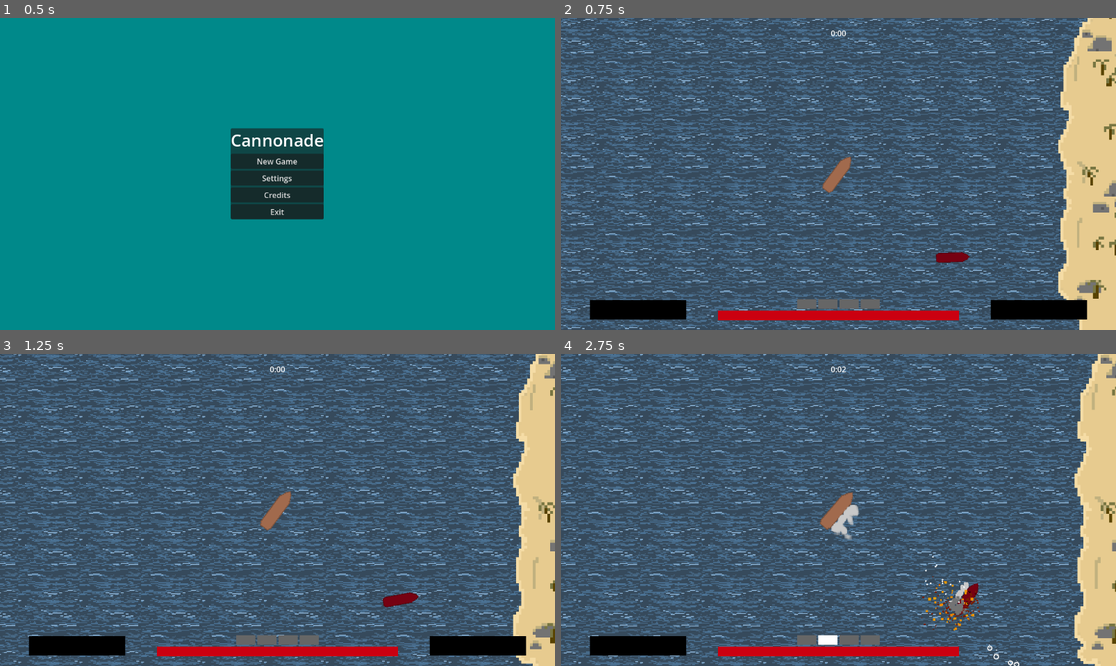
Above: before the commit, frames 1-4 (two rows, left to right).
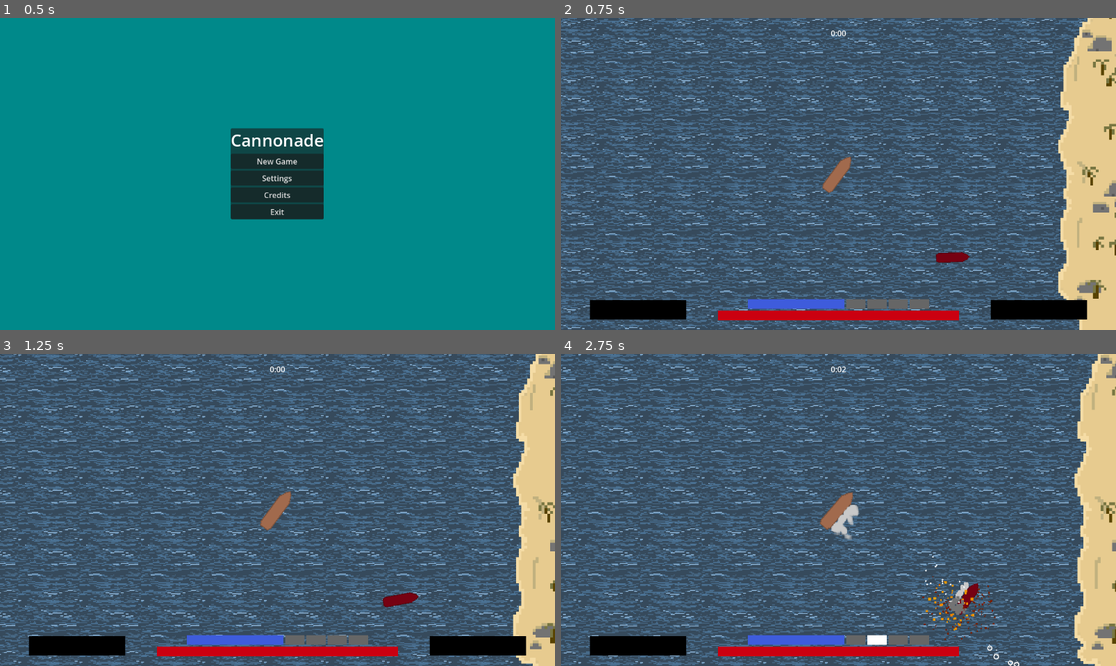
Above: after the commit, the same moments.

Repository: thibautkochjung-gif/Cannonade
Game: Godot game, scene res://Nodes/main_menu.tscn
Two runs of this game, one before a commit and one after it. Both use one fixed random seed, a clock stepped at 60 frames per second and the inputs below.
Inputs (mouse positions are in pixels of both pictures, inside the frame that each line leads up to):
- Up to frame 1 (0.5 s): no input
- Up to frame 2 (0.75 s): click "New Game" at 0.5 s
- Up to frame 3 (1.25 s): no input
- Up to frame 4 (2.75 s): move the mouse to (960, 494) at 1.27 s; hold D (steer_right) 1.28-2 s; hold 1 (ammo_1) 1.28-2 s; click (960, 494) at 1.42 s; drag from (727, 525) to (971, 603) at 2.02 s

Frame 1 is identical in both runs. In frame 2, 0.8% of the frame differs, in the area x 33-67%, y 89-94%; in frame 3, 0.8%; in frame 4, 1.1%, in the area x 33-79%, y 74-94%.

Commit message:
Burn particle effects are now one instance that grows / shrinks over time.

Diff:
--- a/Nodes/burn_dot_particles.tscn
+++ b/Nodes/burn_dot_particles.tscn
@@ -7,8 +7,9 @@
 [node name="BurnDotParticles" type="Node2D" unique_id=811084492 groups=["burn_particle_parent_node"]]
 
 [node name="FlameFlow1" type="GPUParticles2D" parent="." unique_id=415750652 groups=["flame_flow"]]
+position = Vector2(2.0000005, 1.1920929e-07)
 rotation = -0.26797473
-scale = Vector2(0.35, 0.35)
+scale = Vector2(2, 2)
 amount = 50
 lifetime = 0.7
 speed_scale = 0.6
@@ -17,8 +18,9 @@
 process_material = ExtResource("1_etn05")
 
 [node name="FlameFlow2" type="GPUParticles2D" parent="." unique_id=1601232100 groups=["flame_flow"]]
+position = Vector2(-2, 0)
 rotation = 3.55128
-scale = Vector2(0.35, 0.35)
+scale = Vector2(2, 2)
 amount = 50
 lifetime = 0.7
 speed_scale = 0.6
@@ -28,7 +30,7 @@
 
 [node name="FlameFlow3" type="GPUParticles2D" parent="." unique_id=220926136 groups=["flame_flow"]]
 rotation = 4.0316434
-scale = Vector2(0.35, 0.35)
+scale = Vector2(2, 2)
 amount = 50
 speed_scale = 0.6
 randomness = 0.5
--- a/Nodes/damage_particles.tscn
+++ b/Nodes/damage_particles.tscn
@@ -3,6 +3,7 @@
 [ext_resource type="Material" uid="uid://7dwwtv0ofdum" path="res://Particles/DamageParticleProcessMaterial.tres" id="1_wxk8j"]
 
 [node name="DamageParticles" type="Node2D" unique_id=415706782]
+scale = Vector2(2, 2)
 
 [node name="GPUParticles2D" type="GPUParticles2D" parent="." unique_id=959072435]
 emitting = false
--- a/Nodes/enemy.tscn
+++ b/Nodes/enemy.tscn
@@ -46,7 +46,7 @@
 
 [node name="Health" type="Node2D" parent="." unique_id=1267936006]
 script = ExtResource("2_4gyqm")
-max_health = 800.0
+max_health = 20000.0
 
 [node name="SailCondition" type="Node" parent="." unique_id=1532703816]
 script = ExtResource("5_1ksyb")
--- a/Nodes/hud.tscn
+++ b/Nodes/hud.tscn
@@ -6,10 +6,12 @@
 [ext_resource type="Script" uid="uid://cyjhvy55lo7ua" path="res://Scripts/mast_state_indicator.gd" id="2_skpb5"]
 [ext_resource type="Script" uid="uid://c3reoobxccino" path="res://Scripts/survival_timer.gd" id="2_uspgt"]
 [ext_resource type="Script" uid="uid://bjkux17k1fgek" path="res://Scripts/right_broadside_indicator.gd" id="5_uspgt"]
+[ext_resource type="Script" uid="uid://dxxq0ncgnsush" path="res://Scripts/sail_condition_indicator.gd" id="6_74ep8"]
 
-[node name="HUD" type="CanvasLayer" unique_id=1318984358 node_paths=PackedStringArray("health_indicator", "mast_state_indicator", "right_broadside_indicator", "left_broadside_indicator", "survival_timer_label")]
+[node name="HUD" type="CanvasLayer" unique_id=1318984358 node_paths=PackedStringArray("health_indicator", "sail_condition_indicator", "mast_state_indicator", "right_broadside_indicator", "left_broadside_indicator", "survival_timer_label")]
 script = ExtResource("1_50iqg")
 health_indicator = NodePath("Root/MarginContainer2/BottomCluster/CenterStack/HealthIndicator")
+sail_condition_indicator = NodePath("Root/MarginContainer2/BottomCluster/CenterStack/MastStateIndicator/SailConditionIndicator")
 mast_state_indicator = NodePath("Root/MarginContainer2/BottomCluster/CenterStack/MastStateIndicator")
 right_broadside_indicator = NodePath("Root/MarginContainer2/BottomCluster/RightBroadsideIndicator")
 left_broadside_indicator = NodePath("Root/MarginContainer2/BottomCluster/LeftBroadsideIndicator")
@@ -91,6 +93,57 @@
 custom_minimum_size = Vector2(40, 20)
 layout_mode = 2
 
+[node name="SailConditionIndicator" type="Control" parent="Root/MarginContainer2/BottomCluster/CenterStack/MastStateIndicator" unique_id=1449038994]
+custom_minimum_size = Vector2(200, 20)
+layout_mode = 2
+size_flags_horizontal = 4
+script = ExtResource("6_74ep8")
+ghost_delay = 1.0
+ghost_tween_duration = 1.0
+
+[node name="BackgroundRect" type="ColorRect" parent="Root/MarginContainer2/BottomCluster/CenterStack/MastStateIndicator/SailConditionIndicator" unique_id=1709705339]
+z_index = 2
+custom_minimum_size = Vector2(0, 20)
+layout_mode = 1
+anchors_preset = 12
+anchor_top = 1.0
+anchor_right = 1.0
+anchor_bottom = 1.0
+grow_horizontal = 2
+grow_vertical = 0
+
+[node name="GhostFillRect" type="ColorRect" parent="Root/MarginContainer2/BottomCluster/CenterStack/MastStateIndicator/SailConditionIndicator" unique_id=1478875304]
+z_index = 3
+layout_mode = 1
+anchors_preset = 7
+anchor_left = 0.5
+anchor_top = 1.0
+anchor_right = 0.5
+anchor_bottom = 1.0
+offset_left = -100.0
+offset_top = -20.0
+offset_right = 100.0
+grow_horizontal = 2
+grow_vertical = 0
+color = Color(0.45975846, 0.5534408, 0.75933564, 1)
+
+[node name="FillRect" type="ColorRect" parent="Root/MarginContainer2/BottomCluster/CenterStack/MastStateIndicator/SailConditionIndicator" unique_id=1406555679]
+z_index = 4
+layout_mode = 1
+anchors_preset = 7
+anchor_left = 0.5
+anchor_top = 1.0
+anchor_right = 0.5
+anchor_bottom = 1.0
+offset_left = -100.0
+offset_top = -20.0
+offset_right = 100.0
+grow_horizontal = 2
+grow_vertical = 0
+color = Color(0.24312758, 0.35994825, 0.8635778, 1)
+
+[node name="GhostDelayTimer" type="Timer" parent="Root/MarginContainer2/BottomCluster/CenterStack/MastStateIndicator/SailConditionIndicator" unique_id=1323724419]
+
 [node name="HealthIndicator" type="Control" parent="Root/MarginContainer2/BottomCluster/CenterStack" unique_id=1216217067]
 custom_minimum_size = Vector2(500, 20)
 layout_mode = 2
--- a/Nodes/player.tscn
+++ b/Nodes/player.tscn
@@ -478,14 +478,14 @@
 script = ExtResource("5_sweqy")
 max_health = 400.0
 
+[node name="StatusEffects" type="Node" parent="." unique_id=352159893 node_paths=PackedStringArray("health")]
+script = ExtResource("9_hjyf3")
+health = NodePath("../Health")
+
 [node name="BurnFX" type="Node2D" parent="." unique_id=1858726663 node_paths=PackedStringArray("status_effects")]
 script = ExtResource("16_u4dl4")
 burn_fx_scene = ExtResource("15_o3lat")
 status_effects = NodePath("../StatusEffects")
-
-[node name="StatusEffects" type="Node" parent="." unique_id=352159893 node_paths=PackedStringArray("health")]
-script = ExtResource("9_hjyf3")
-health = NodePath("../Health")
 
 [node name="SailCondition" type="Node" parent="." unique_id=1231109862]
 script = ExtResource("9_6nrtn")
--- a/Resources/HeatedShot.tres
+++ b/Resources/HeatedShot.tres
@@ -5,7 +5,7 @@
 [resource]
 script = ExtResource("1_dj670")
 hull_damage = 10.0
-burn_amount = 0.5
+burn_amount = 2.0
 amount = 1.0
 velocity_variance = 0.2
 drag = 0.7
--- a/Scripts/burn_fx.gd
+++ b/Scripts/burn_fx.gd
@@ -1,42 +1,94 @@
 extends Node2D
 
-@export var burn_fx_scene : PackedScene
-@export var status_effects : StatusEffects
-@export var burn_trigger_particle_chance: float = 0.2
+enum FxState { GROWING, RECEDING }
 
+@export var burn_fx_scene: PackedScene
+@export var status_effects: StatusEffects
+@export var min_flame_scale: float = 0.2
+@export var max_flame_scale: float = 1.0
+@export var growth_duration: float = 5.0
+@export var flame_lerp_speed: float = 3.0
 
-# Called when the node enters the scene tree for the first time.
+var active_fx: Node2D = null
+var particle_parents: Array = []
+var flame_flows: Array = []
+
+var fx_state: FxState = FxState.GROWING
+var growth_elapsed: float = 0.0
+var target_flame_scale: float = 0.0
+var current_flame_scale: float = 0.0
+var despawn_pending: bool = false
+
 func _ready() -> void:
 	status_effects.burn_applied.connect(_on_burn_applied)
+	status_effects.burn_changed.connect(_on_burn_changed)
 	status_effects.burn_stopped.connect(_on_burn_stopped)
 
-# Called every frame. 'delta' is the elapsed time since the previous frame.
-func _process(_delta: float) -> void:
-	for burn_particle_fx in get_children().filter(
-		func(child): return child.is_in_group("burn_particle_parent_node")):
-			burn_particle_fx.global_rotation = 0.0
+func _process(delta: float) -> void:
+	if active_fx == null:
+		return
 
+	for particle_parent in particle_parents:
+		particle_parent.global_rotation = 0.0
+
+	if fx_state == FxState.GROWING:
+		growth_elapsed += delta
+		var t = clamp(growth_elapsed / growth_duration, 0.0, 1.0)
+		current_flame_scale = lerp(min_flame_scale, max_flame_scale, t)
+		if t >= 1.0:
+			fx_state = FxState.RECEDING
+	else:
+		current_flame_scale = lerp(
+			current_flame_scale, target_flame_scale, 1.0 - exp(-flame_lerp_speed * delta)
+		)
+
+	for flame_flow in flame_flows:
+		flame_flow.scale = Vector2.ONE * current_flame_scale
+
+	if despawn_pending and current_flame_scale < 0.02:
+		_despawn_fx()
 
 func _on_burn_applied(local_position: Vector2) -> void:
-	print("Burn applied")
+	if active_fx != null:
+		return
 
-	if randf() < burn_trigger_particle_chance :
-		var burn_fx_inst = burn_fx_scene.instantiate()
-		add_child(burn_fx_inst)
-		burn_fx_inst.position = local_position
+	active_fx = burn_fx_scene.instantiate()
+	add_child(active_fx)
+	active_fx.position = local_position
 
-		for burn_particle_parent_node in get_children().filter(
-			func(child): return child.is_in_group("burn_particle_parent_node")):
-			for flame_flow in burn_particle_parent_node.get_children().filter(
-				func(child): return child.is_in_group("flame_flow")):
-				flame_flow.restart()
+	particle_parents = [active_fx]
+	flame_flows = active_fx.find_children("*", "", true, false).filter(
+		func(node): return node.is_in_group("flame_flow")
+	)
 
+	fx_state = FxState.GROWING
+	growth_elapsed = 0.0
+	current_flame_scale = min_flame_scale
+	despawn_pending = false
+	for flame_flow in flame_flows:
+		flame_flow.scale = Vector2.ONE * min_flame_scale
+		flame_flow.restart()
+		flame_flow.emitting = true
+
+func _on_burn_changed(current: float, peak: float) -> void:
+	if current <= 0.0 or peak <= 0.0:
+		target_flame_scale = 0.0
+		return
+	var ratio = current / peak
+	target_flame_scale = lerp(min_flame_scale, max_flame_scale, ratio)
 
 func _on_burn_stopped() -> void:
-	print("Burn stopped")
+	target_flame_scale = 0.0
+	despawn_pending = true
+	for flame_flow in flame_flows:
+		flame_flow.emitting = false
 
-	for burn_particle_parent_node in get_children().filter(
-		func(child): return child.is_in_group("burn_particle_parent_node")):
-		for flame_flow in burn_particle_parent_node.get_children().filter(
-			func(child): return child.is_in_group("flame_flow")):
-			flame_flow.emitting = false
+func _despawn_fx() -> void:
+	active_fx.queue_free()
+	active_fx = null
+	particle_parents.clear()
+	flame_flows.clear()
+	despawn_pending = false
+	fx_state = FxState.GROWING
+	current_flame_scale = 0.0
+	target_flame_scale = 0.0
--- a/Scripts/cannonball.gd
+++ b/Scripts/cannonball.gd
@@ -53,7 +53,7 @@
 
 func _on_timer_timeout() -> void:
 
-	if 	TerrainQuery.is_over_land(global_position) == false :
+	if TerrainQuery.is_over_land(global_position) == false :
 		if randf() <= ammo_data.splash_chance:
 			var splash = splash_scene.instantiate()
 			splash.global_position = global_position
--- a/Scripts/hud.gd
+++ b/Scripts/hud.gd
@@ -2,6 +2,7 @@
 class_name HUD
 
 @export var health_indicator: Control
+@export var sail_condition_indicator: Control
 @export var mast_state_indicator: HBoxContainer
 @export var right_broadside_indicator: TextureProgressBar
 @export var left_broadside_indicator: TextureProgressBar
@@ -22,3 +23,4 @@
 	player.mast_state_changed.connect(mast_state_indicator.update_mast_state)
 	player.right_broadside.reload_percentage_changed.connect(right_broadside_indicator.update_reload_indicator)
 	player.left_broadside.reload_percentage_changed.connect(left_broadside_indicator.update_reload_indicator)
+	player.sail_condition.sail_condition_changed.connect(sail_condition_indicator.update_sail_condition)
--- a/Scripts/sail_condition.gd
+++ b/Scripts/sail_condition.gd
@@ -4,6 +4,7 @@
 @export var max_condition: float = 100.0
 
 var condition: float
+signal sail_condition_changed(amount : float, max_condition : float, current_condition : float)
 
 
 func _ready() -> void:
@@ -12,6 +13,7 @@
 
 func take_damage(amount: float) -> void:
 	condition = max(condition - amount, 0.0)
+	sail_condition_changed.emit(amount, max_condition, condition)
 
 
 func get_condition_ratio() -> float:
--- /dev/null
+++ b/Scripts/sail_condition_indicator.gd
@@ -0,0 +1,46 @@
+extends Control
+class_name SailConditionIndicator
+
+@onready var fill_rect: ColorRect = $FillRect
+@onready var ghost_fill_rect: ColorRect = $GhostFillRect
+@onready var ghost_delay_timer: Timer = $GhostDelayTimer
+
+@export var ghost_delay: float = 0.4
+@export var ghost_tween_duration: float = 0.4
+
+var full_width: float
+var pending_percent: float
+var ghost_tween: Tween
+
+# Called when the node enters the scene tree for the first time.
+func _ready() -> void:
+	full_width = fill_rect.size.x
+	ghost_delay_timer.wait_time = ghost_delay
+	ghost_delay_timer.one_shot = true
+	ghost_delay_timer.timeout.connect(_on_ghost_delay_timeout)
+
+# Called every frame. 'delta' is the elapsed time since the previous frame.
+func _process(delta: float) -> void:
+	pass
+
+
+func update_sail_condition(amount : float, max_condition : float, current_condition : float) -> void:
+	var percent_condition_left: float = current_condition / max_condition
+	fill_rect.size.x = fill_rect.get_parent().size.x * percent_condition_left
+
+	print("received ", amount, "sail damage for indicator update to", percent_condition_left)
+
+	# Ghost bar: cancel any in-progress catch-up, hold at its current
+	# size, and restart the delay before catching up to the new value.
+	if ghost_tween:
+		ghost_tween.kill()
+
+	pending_percent = percent_condition_left
+	ghost_delay_timer.start()
+
+
+func _on_ghost_delay_timeout() -> void:
+	ghost_tween = create_tween()
+	ghost_tween.tween_property(
+		ghost_fill_rect, "size:x", full_width * pending_percent, ghost_tween_duration
+	).set_trans(Tween.TRANS_EXPO).set_ease(Tween.EASE_OUT)
--- a/Scripts/status_effects.gd
+++ b/Scripts/status_effects.gd
@@ -19,10 +19,13 @@
 var stun_time: float = 0.0
 
 var burn: float = 0.0
+var peak_burn: float = 0.0
 var burn_tick_timer: float = 0.0
 
 signal burn_applied(position: Vector2)
+signal burn_changed(current: float, peak: float)
 signal burn_stopped
+
 
 func apply_stun(trauma: float) -> void:
 	# Cannot accumulate trauma while already stunned.
@@ -50,9 +53,11 @@
 
 func apply_burn(amount: float, position: Vector2) -> void:
 	burn += amount
+	peak_burn = max(peak_burn, burn)
 
 	var local_position = get_parent().to_local(position)
 	burn_applied.emit(local_position)
+	burn_changed.emit(burn, peak_burn)
 
 func _process(delta: float) -> void:
 	#STUN
@@ -64,11 +69,12 @@
 	#BURN
 	if burn > 0.0:
 		burn_tick_timer -= delta
-
 		if burn_tick_timer <= 0.0:
 			health.take_damage(burn, Vector2.ZERO)
 			burn = max(burn - burn_decay, 0.0)
 			burn_tick_timer = burn_tick_interval
+			burn_changed.emit(burn, peak_burn)
 
 		if burn <= 0.0:
 			burn_stopped.emit()
+			peak_burn = 0.0
Not shown, added: Scripts/sail_condition_indicator.gd.uid
